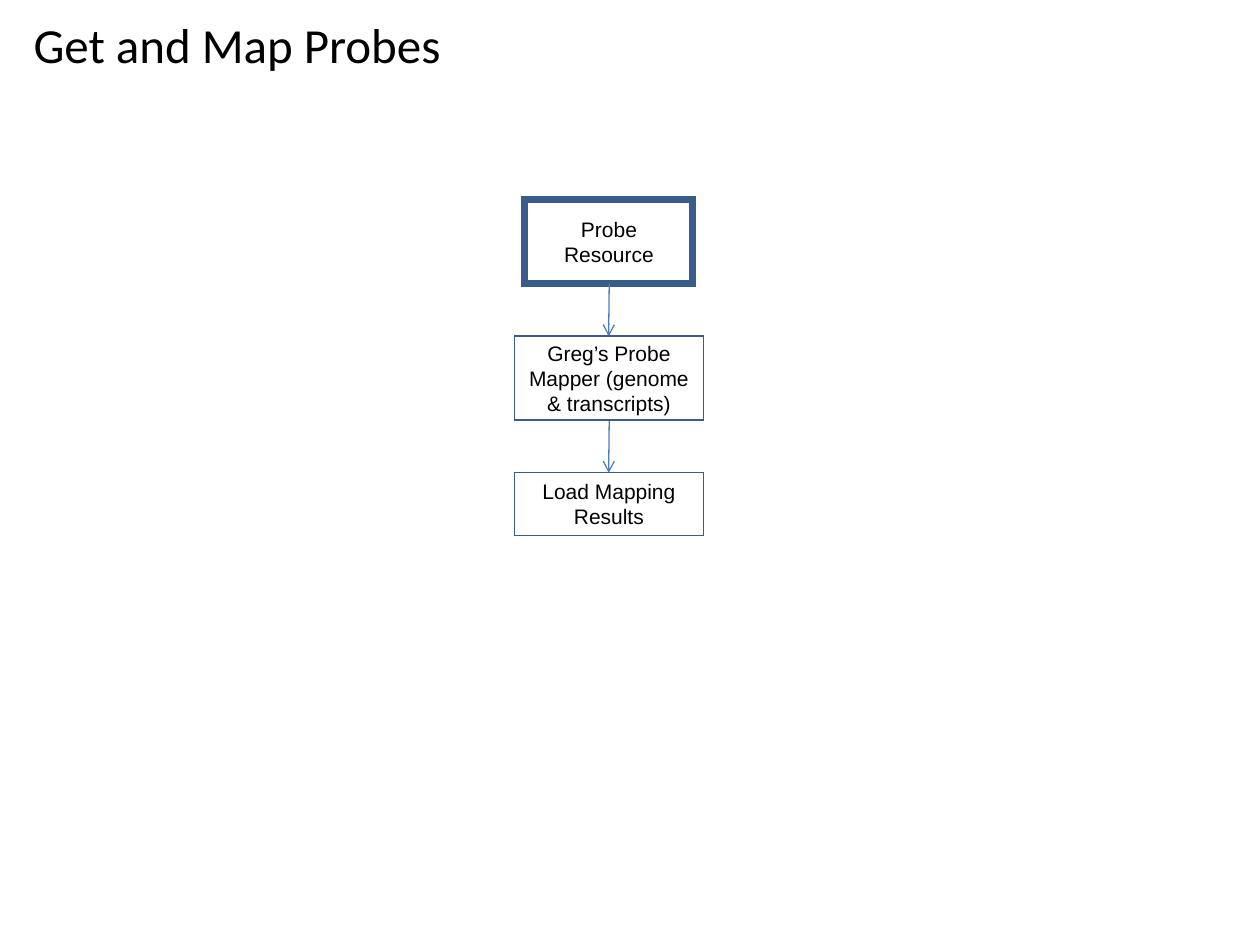
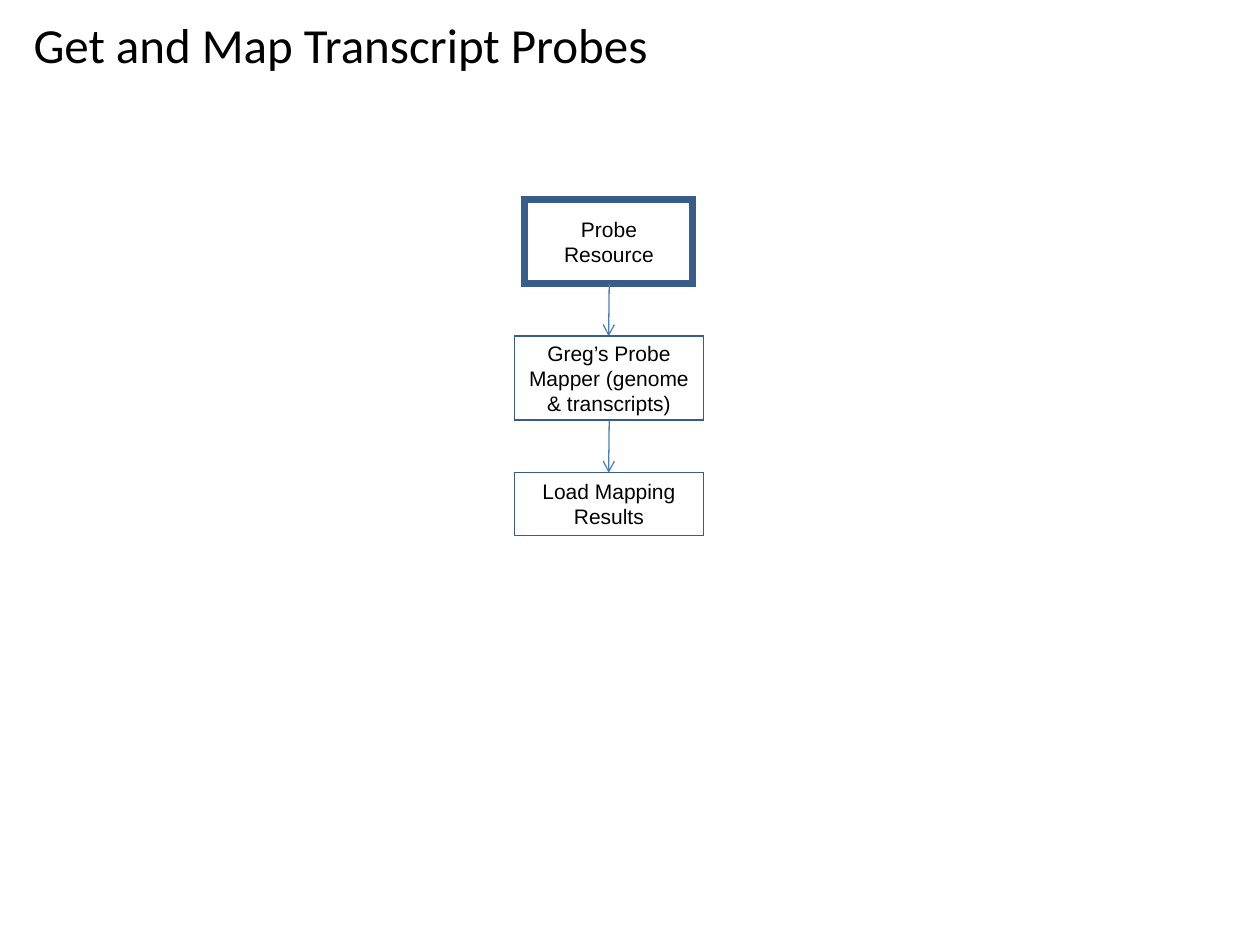
Before and after one commit to VEuPathDB/ApiCommonWorkflow, a slide deck: slide 40 of Main/doc/IntegratedWorkflow.ppt (slide 36 before the commit). Drawn at 1260x945 pixels with LibreOffice and Linux fonts; fonts in the diff are those of the drawing. Boxes give left, top, right and bottom in pixels: in the first picture for what was removed or moved away, otherwise in the second. Text is boxed around its words. In the diff, an @@ line names an element or a change of style, - is before the commit and + after.

```diff
--- a/Main/doc/IntegratedWorkflow.ppt
+++ b/Main/doc/IntegratedWorkflow.ppt
@@ title at (34, 29, 648, 71): text changed @@
-Get and Map Probes
+Get and Map Transcript Probes
```
Also in this commit, not shown: 7 other slides changed, 1 slide removed.
